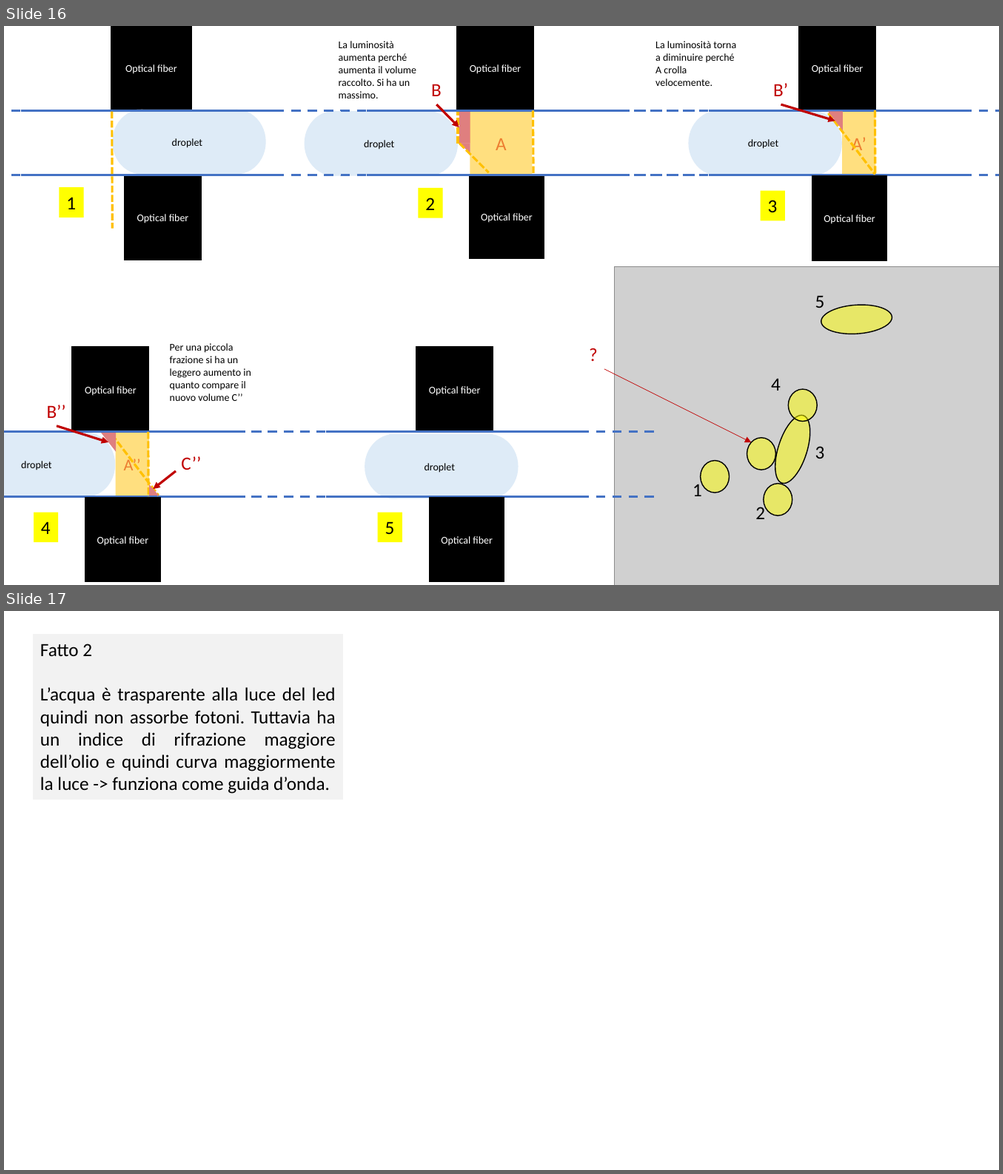
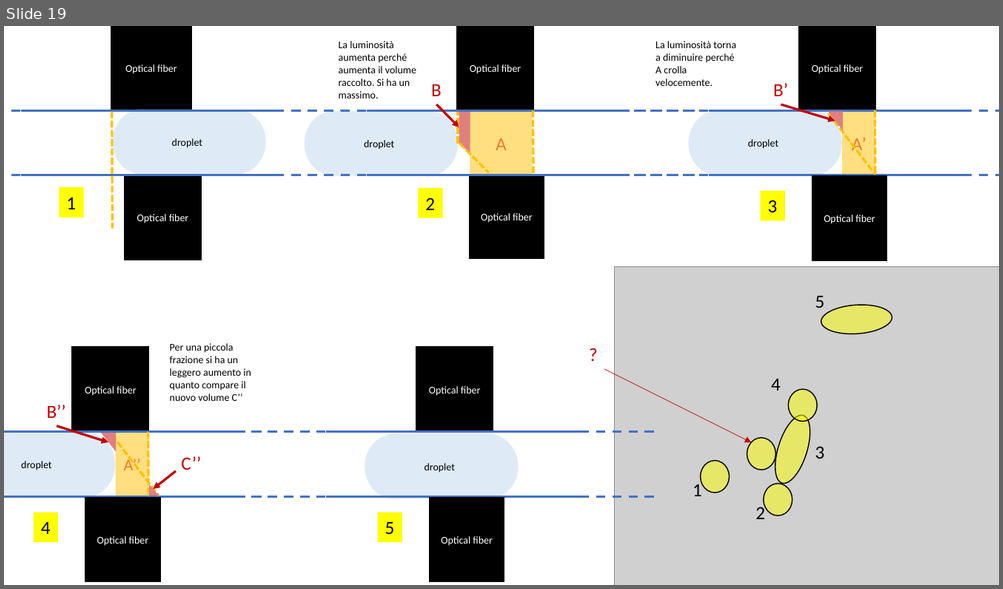
Before and after one commit to AlessandroLovo/T-junction, a slide deck: Report/Figures.pptx. Shown one above the other, each under a label of ours: slides 16 and 17 before the commit, slide 19 after it. The pictures are 1003x1174 and 1003x589 pixels, drawn with LibreOffice and Linux fonts; fonts in the diff are those of the drawing; grey boxes stand for pictures. Boxes give left, top, right and bottom in pixels: in the first picture for what was removed or moved away, otherwise in the second. Text is boxed around its words. In the diff, an @@ line names an element or a change of style, - is before the commit and + after.

```diff
--- a/Report/Figures.pptx
+++ b/Report/Figures.pptx
@@ slide 17 removed at (4,611,999,1170), background #FFFFFF @@
@@ rectangle removed at (33,634,344,800) @@
-Fatto 2
-L’acqua è trasparente alla luce del led quindi non assorbe fotoni. Tuttavia ha un indice di rifrazione maggiore dell’olio e quindi curva maggiormente la luce -> funziona come guida d’onda.
@@ what was slide 16 is now slide 19 @@
```
Also in this commit, not shown: 3 slides added, 40 other files.
